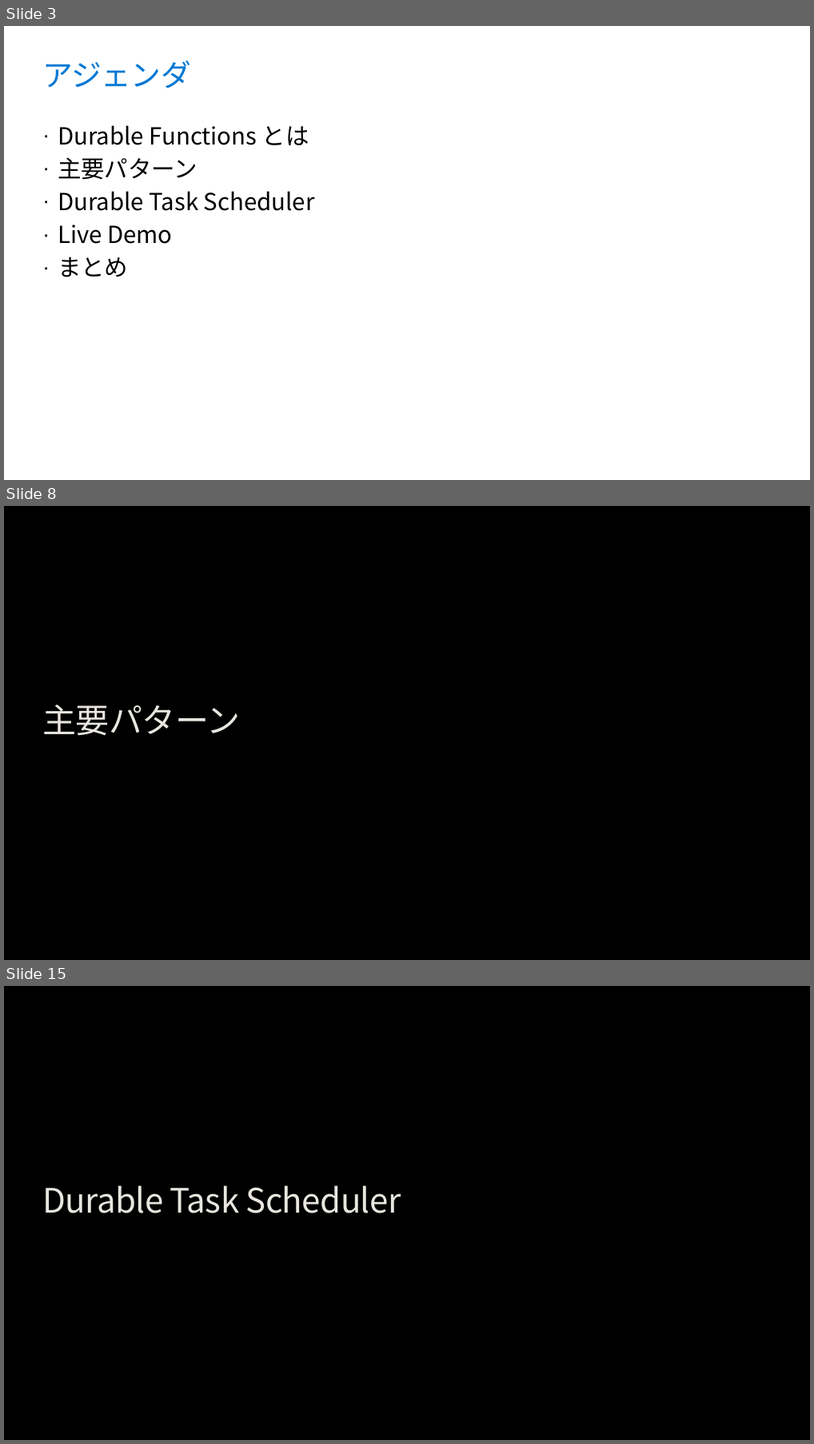
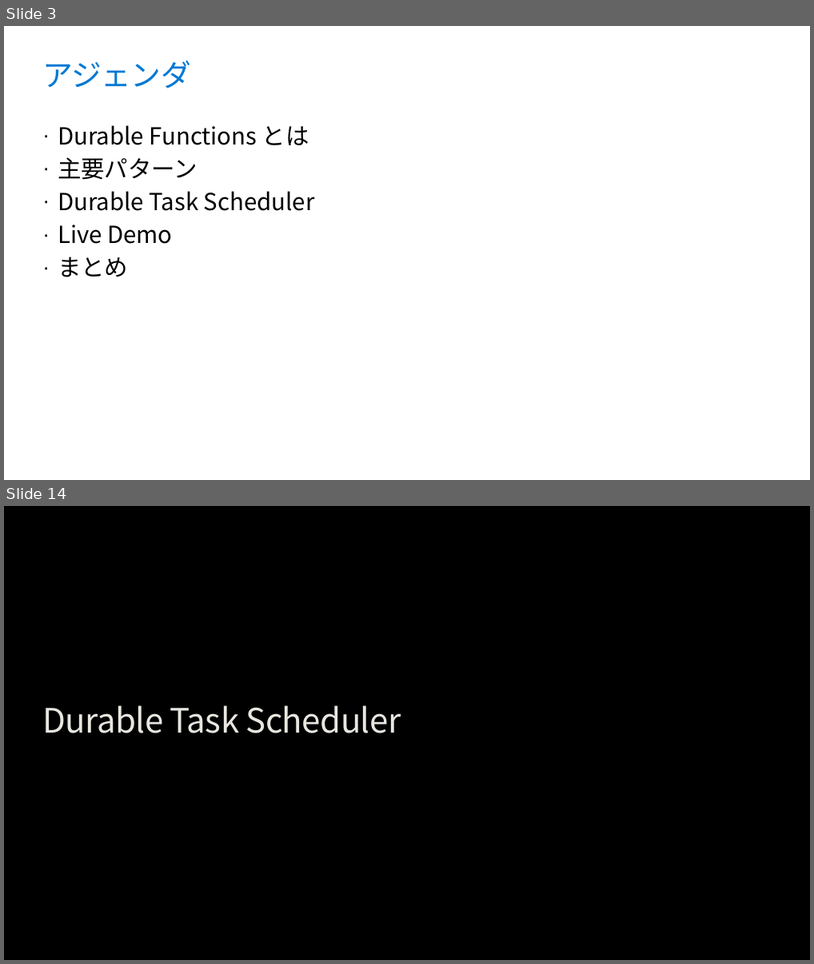
Before and after one commit to runceel/yonayona-durable, a slide deck: slides/slides.pptx. Shown one above the other, each under a label of ours: slides 3, 8 and 15 before the commit, slides 3 and 14 after it; the slides between them are not shown. The pictures are 814x1444 and 814x964 pixels, drawn with LibreOffice and Linux fonts; fonts in the diff are those of the drawing; background and template pictures are left out. Boxes give left, top, right and bottom in pixels: in the first picture for what was removed or moved away, otherwise in the second. Text is boxed around its words. In the diff, an @@ line names an element or a change of style, - is before the commit and + after.

```diff
--- a/slides/slides.pptx
+++ b/slides/slides.pptx
@@ slide 8 removed at <box>4,506,810,960</box>, background picture (left out) @@
@@ title removed at <box>42,704,240,736</box> @@
-主要パターン
@@ what was slide 15 is now slide 14 @@
```
Also in this commit, not shown: 5 slides changed, 7 slides added, 7 other slides removed.
